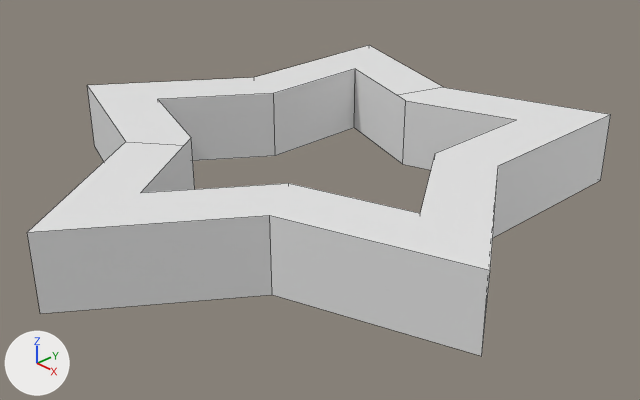
One commit to the Blender file Untitled.blend: the scene before it, then after it.
The view is the same before and after, from a 50 mm camera at (0.1596, -0.1499, 0.1069) aimed at (0.0053, -0.0047, 0.0031). Every picture has the same lights, and +X, +Y and +Z are marked at lower left. The picture after the commit comes second. Mesh edges are drawn as thin lines.
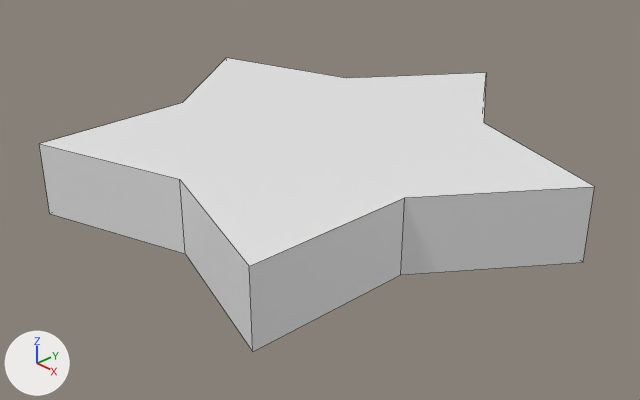
Scene script edits in JSON lines:
```json
{"block": "me_circle_001", "where": "# used by ob_circle; location = (0.0, 0.0, 0.0); scale = (0.526, 0.553, 0.667)"}
{"op": "remove", "block": "me_circle_001", "code": "me_circle_001.from_pydata(...)  # 44 vertices, 24 faces; spans x -0.143..0.143, y -0.15..0.121, z 0.0..0.03"}
{"op": "add", "block": "me_circle_001", "code": "me_circle_001.from_pydata(...)  # 20 vertices, 12 faces; spans x -0.068..0.068, y -0.058..0.072, z 0.0..0.02"}
{"block": "me_circle_001", "change": "me_circle_001 part 1: the whole mesh is rebuilt"}
{"op": "set", "path": "ob_circle.scale", "old": "(0.526, 0.553, 0.667)", "new": "(1.0, 1.0, 1.0)"}
```

Boxes [x1, y1, x2, y2] around the edits, measured in the pictures (640 x 400 px):
```json
{"object": "Circle", "change": "reshaped, rescaled", "before": [27, 45, 611, 356], "after": [39, 58, 594, 351]}
```
